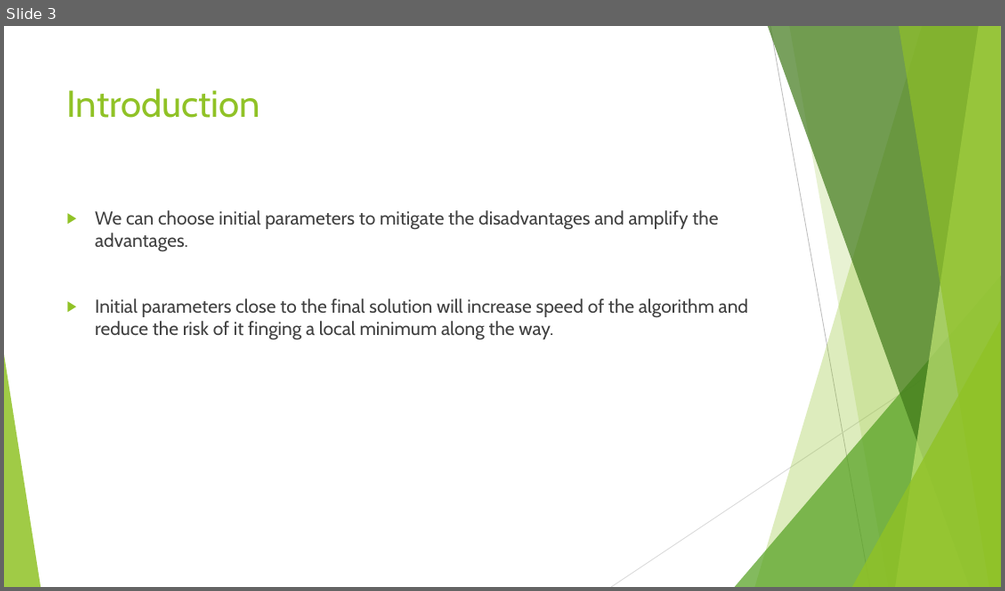
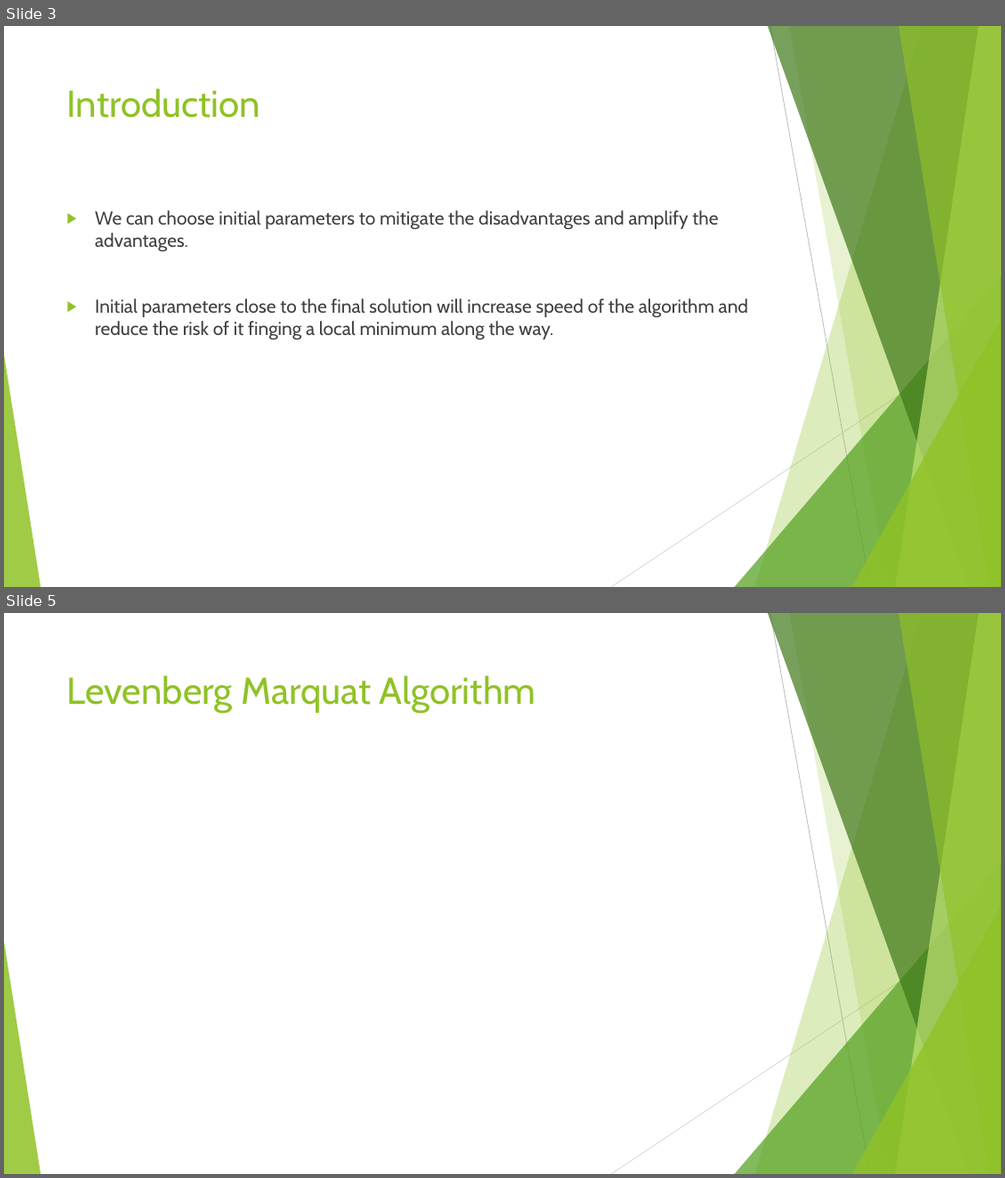
Before and after one commit to franciscopfsimoes/Thesis, a slide deck: PPTs/Fitting the Smile.pptx. Shown one above the other, each under a label of ours: slide 3 before the commit, slides 3 and 5 after it; the slides between them are not shown. The pictures are 1005x591 and 1005x1178 pixels, drawn with LibreOffice and Linux fonts; fonts in the diff are those of the drawing; grey boxes stand for pictures. Boxes give left, top, right and bottom in pixels: in the first picture for what was removed or moved away, otherwise in the second. Text is boxed around its words. In the diff, an @@ line names an element or a change of style, - is before the commit and + after.

```diff
--- a/PPTs/Fitting the Smile.pptx
+++ b/PPTs/Fitting the Smile.pptx
@@ slide 5 added at (4, 613, 1001, 1174), background #FFFFFF; not listed: 10 template elements that a slide beside it also shows @@
@@ title added at (67, 675, 536, 713), 36 pt, text #90C226 @@
+Levenberg Marquat Algorithm
```
Also in this commit, not shown: 1 slide changed, 7 other slides added.
